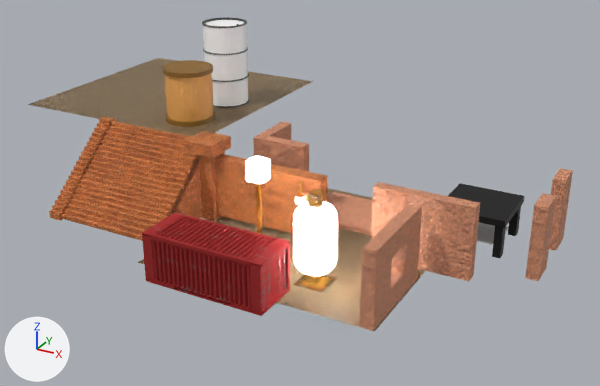
Before and after pictures for a commit that changed the Blender file Blend Files/map.blend.
The view is the same before and after, from a camera (50 mm lens) standing at (4.5, -26.9, 15.4) and looking at (-10.9, 1.1, 1.4). The axes (+X, +Y, +Z) are drawn at lower left. The lights are the same throughout.

Objects in the first picture: 'Barell', 'Doorway', 'Elevated Ground', 'Ground', 'House Wall', 'Lamp', 'Shipping Container', 'Stairs', 'Table', 'Wall', 'Window Wall', 'Wood Barell'.
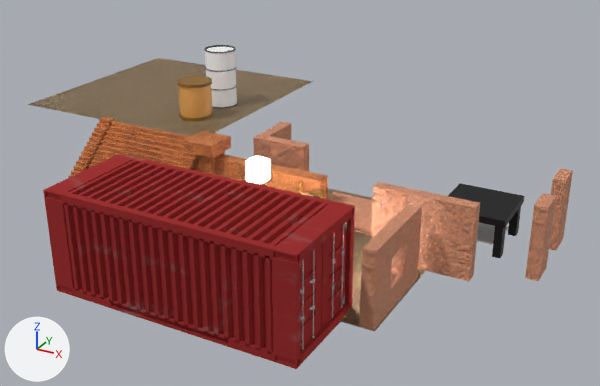
Pixel boxes (x1, y1, x2, y2) of what changed, in the pictures (600 x 386 px):
'Shipping Container', moved, rescaled (110% wider, 106% taller): before (142, 212, 290, 316); after (43, 154, 355, 369)
'Barell', moved, rescaled (29% narrower, 30% shorter): before (202, 17, 249, 108); after (204, 45, 237, 108)
'Wood Barell', moved, rescaled (31% narrower, 31% shorter): before (162, 60, 215, 127); after (177, 75, 213, 121)
'Stairs', unchanged, covered by the edit: before (49, 117, 202, 241); after (68, 117, 200, 178)
'Ground', unchanged, covered by the edit: before (138, 188, 425, 331); after (327, 188, 425, 331)
'Lamp', unchanged, covered by the edit: before (293, 189, 338, 293); after (308, 189, 323, 199)

The change in detail:
Object 'Shipping Container' (ob_shipping_container) moves from (-10.99, -5.0, 1.04) to (-11.0, -6.0, 2.0).
Object 'Shipping Container' (ob_shipping_container) is rescaled from (1.0, 1.0, 1.0) to (2.0, 2.0, 2.0).
Object 'Wood Barell' (ob_wood_barell) moves from (-17.0, 2.0, 4.6) to (-17.0, 2.45, 4.24).
Object 'Wood Barell' (ob_wood_barell) is rescaled from (1.0, 1.0, 1.0) to (0.7, 0.7, 0.7).
Object 'Barell' (ob_barell) moves from (-17.0, 5.0, 4.4) to (-17.0, 4.55, 4.1).
Object 'Barell' (ob_barell) is rescaled from (1.0, 1.0, 1.0) to (0.7, 0.7, 0.7).
